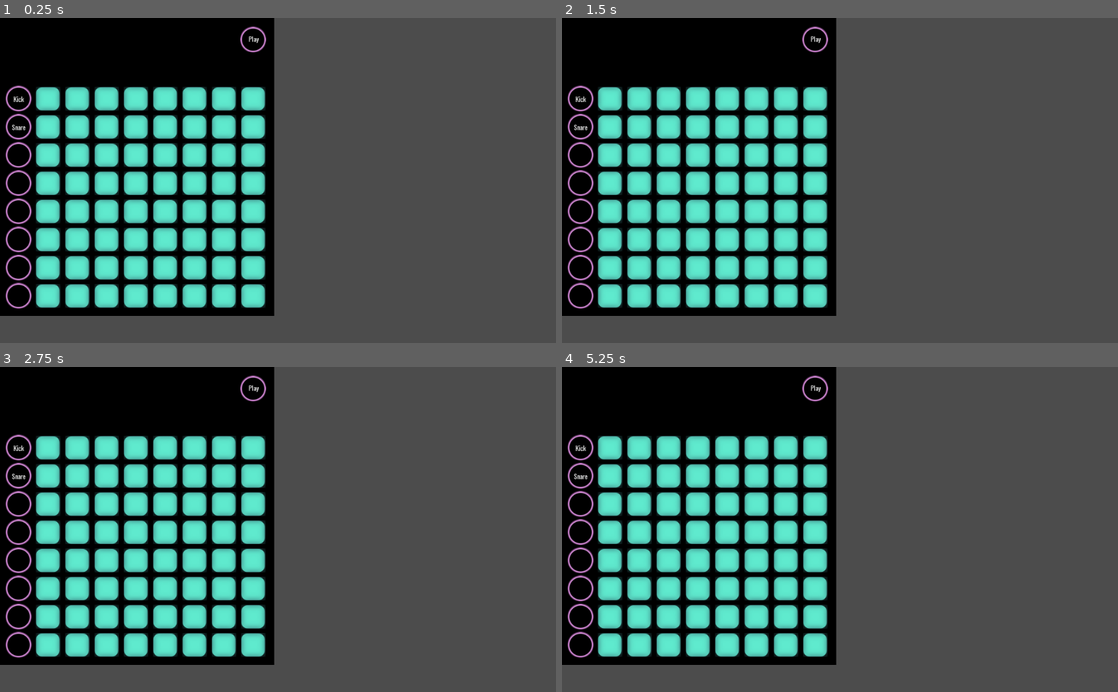
Above: before the commit, frames 1-4 (two rows, left to right).
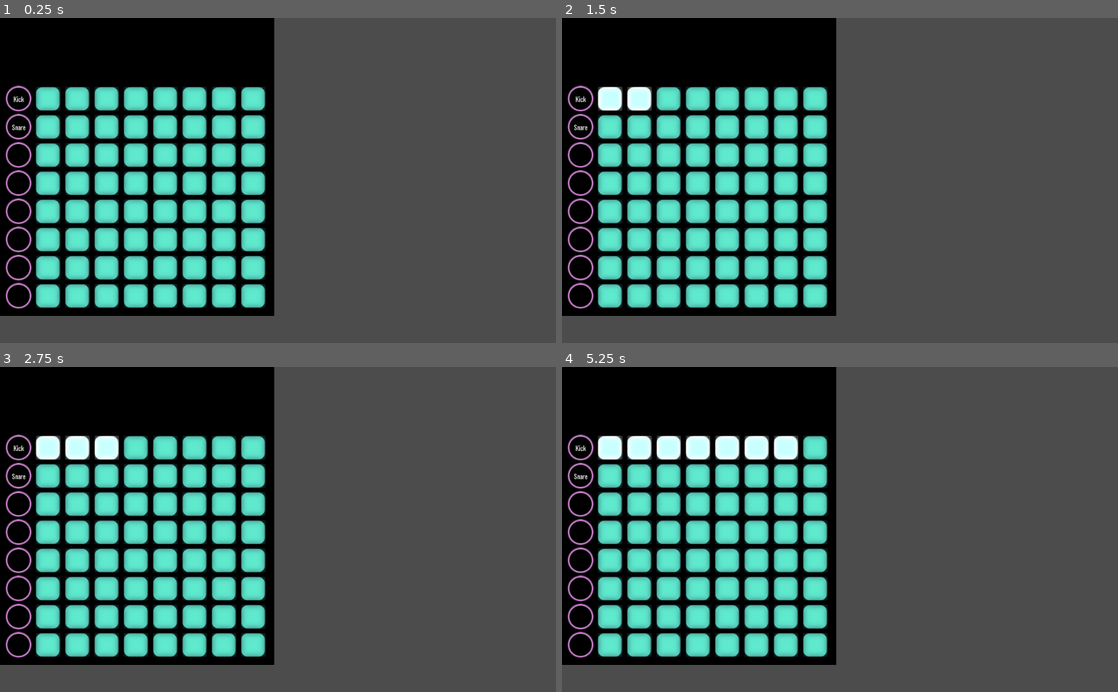
Above: after the commit, the same moments.

Repository: mdructor/beat_hacker
Game: Godot game, scene res://Assets/Scenes/Sequencer.tscn
Two runs of this game, one before a commit and one after it. Both use one fixed random seed, a clock stepped at 60 frames per second and the inputs below.
Inputs (mouse positions are in pixels of both pictures, inside the frame that each line leads up to):
- Up to frame 1 (0.25 s): no input
- Up to frame 2 (1.5 s): click (612, 99) at 0.5 s; click (639, 99) at 1.27 s
- Up to frame 3 (2.75 s): click (105, 448) at 2.02 s
- Up to frame 4 (5.25 s): click (695, 448) at 2.77 s; click (728, 448) at 3.52 s; click (756, 448) at 4.27 s; click (784, 448) at 5.02 s

The runs differ from the first frame. In frame 1, 0.1% of the frame differs, in the area x 43-48%, y 2-11%; in frame 2, 0.8%; in frame 3, 1.1%; in frame 4, 2.4%, in the area x 6-48%, y 2-29%.

Commit message:
Added SequenceButton script and textures

Diff:
--- /dev/null
+++ b/Assets/Scenes/SequenceButton.gd
@@ -0,0 +1,39 @@
+extends TextureButton
+
+var _blueSquareDown = preload("res://Assets/Images/blue_square_down.png")
+var _blueSquare = preload("res://Assets/Images/blue_square.png")
+var _darkBlueSquare = preload("res://Assets/Images/dark_blue_square.png")
+var _redSquare = preload("res://Assets/Images/red_square.png")
+
+var _isChecked = false
+var _isEnabled = true
+# Declare member variables here. Examples:
+# var a = 2
+# var b = "text"
+
+# Called when the node enters the scene tree for the first time.
+func _ready():
+	pass # Replace with function body.
+
+
+# Called every frame. 'delta' is the elapsed time since the previous frame.
+#func _process(delta):
+#	pass
+
+
+func _on_SequenceButton_pressed():
+	if (_isChecked):
+		texture_normal = _blueSquare
+	else:
+		texture_normal = _blueSquareDown
+
+	_isChecked = !_isChecked
+
+func set_state(var state):
+	_isEnabled = state
+
+func _light_up():
+	if (_isChecked):
+		texture_normal = _redSquare
+	else:
+		texture_normal = _darkBlueSquare
--- a/Assets/Scenes/SequenceButton.tscn
+++ b/Assets/Scenes/SequenceButton.tscn
@@ -1,11 +1,14 @@
-[gd_scene load_steps=2 format=2]
+[gd_scene load_steps=3 format=2]
 
 [ext_resource path="res://Assets/Images/blue_square.png" type="Texture" id=1]
+[ext_resource path="res://Assets/Scenes/SequenceButton.gd" type="Script" id=2]
 
 [node name="SequenceButton" type="TextureButton"]
 margin_right = 40.0
 margin_bottom = 40.0
 texture_normal = ExtResource( 1 )
+script = ExtResource( 2 )
 __meta__ = {
 "_edit_use_anchors_": false
 }
+[connection signal="pressed" from="." to="." method="_on_SequenceButton_pressed"]
--- a/Assets/Scenes/Sequencer.tscn
+++ b/Assets/Scenes/Sequencer.tscn
@@ -1,9 +1,7 @@
-[gd_scene load_steps=5 format=2]
+[gd_scene load_steps=3 format=2]
 
 [ext_resource path="res://Assets/Scripts/Sequencer.gd" type="Script" id=1]
 [ext_resource path="res://Assets/Scenes/SampleStreamer.tscn" type="PackedScene" id=2]
-[ext_resource path="res://Assets/Images/pink_circle.png" type="Texture" id=3]
-[ext_resource path="res://Assets/Fonts/oswald24.tres" type="DynamicFont" id=4]
 
 [node name="Sequencer" type="ColorRect"]
 margin_right = 505.0
@@ -15,25 +13,3 @@
 }
 
 [node name="SampleStreamer" parent="." instance=ExtResource( 2 )]
-
-[node name="PlayButton" type="TextureButton" parent="."]
-margin_left = 442.0
-margin_top = 16.0
-margin_right = 490.0
-margin_bottom = 64.0
-texture_normal = ExtResource( 3 )
-__meta__ = {
-"_edit_use_anchors_": false
-}
-
-[node name="PlayLabel" type="Label" parent="PlayButton"]
-margin_right = 52.0
-margin_bottom = 46.0
-custom_fonts/font = ExtResource( 4 )
-text = "Play"
-align = 1
-valign = 1
-__meta__ = {
-"_edit_use_anchors_": false
-}
-[connection signal="pressed" from="PlayButton" to="." method="_on_PlayButton_pressed"]
Binary file added: Assets/Images/blue_square_down.png
Not shown, added: Assets/Images/blue_square_down.png.import
Binary file added: Assets/Images/dark_blue_square.png
Not shown, added: Assets/Images/dark_blue_square.png.import
Binary file added: Assets/Images/red_square.png
Not shown, added: Assets/Images/red_square.png.import
Not shown, added: Assets/Images/blue_square_down.paint
Not shown, added: Assets/Images/dark_blue_square.paint
